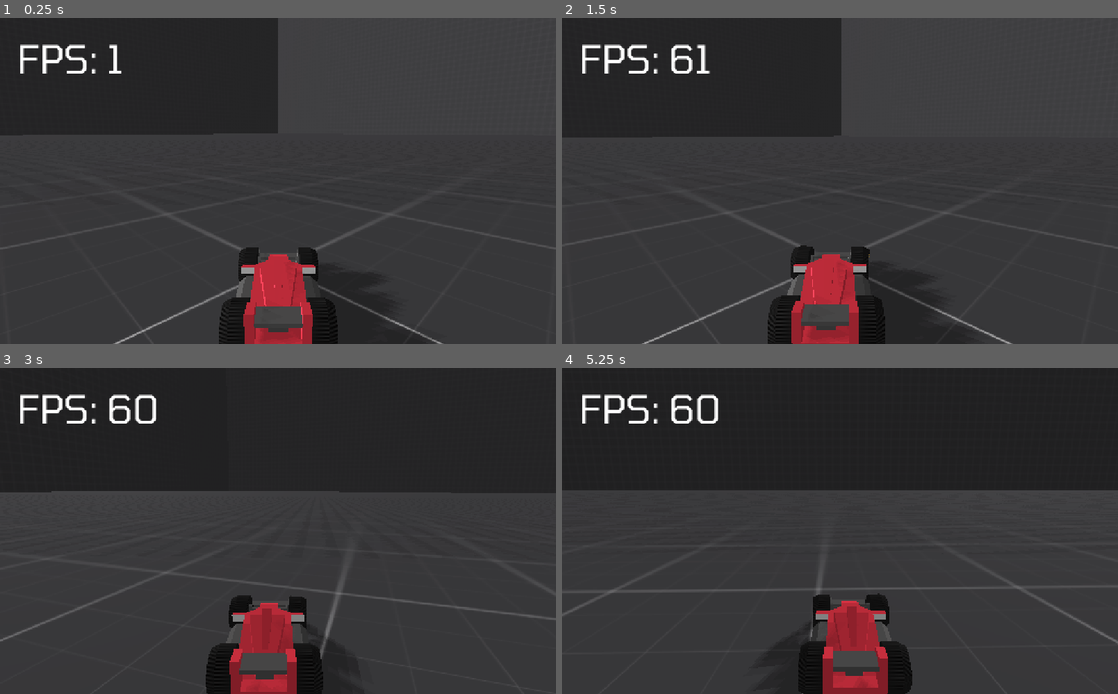
Above: before the commit, frames 1-4 (two rows, left to right).
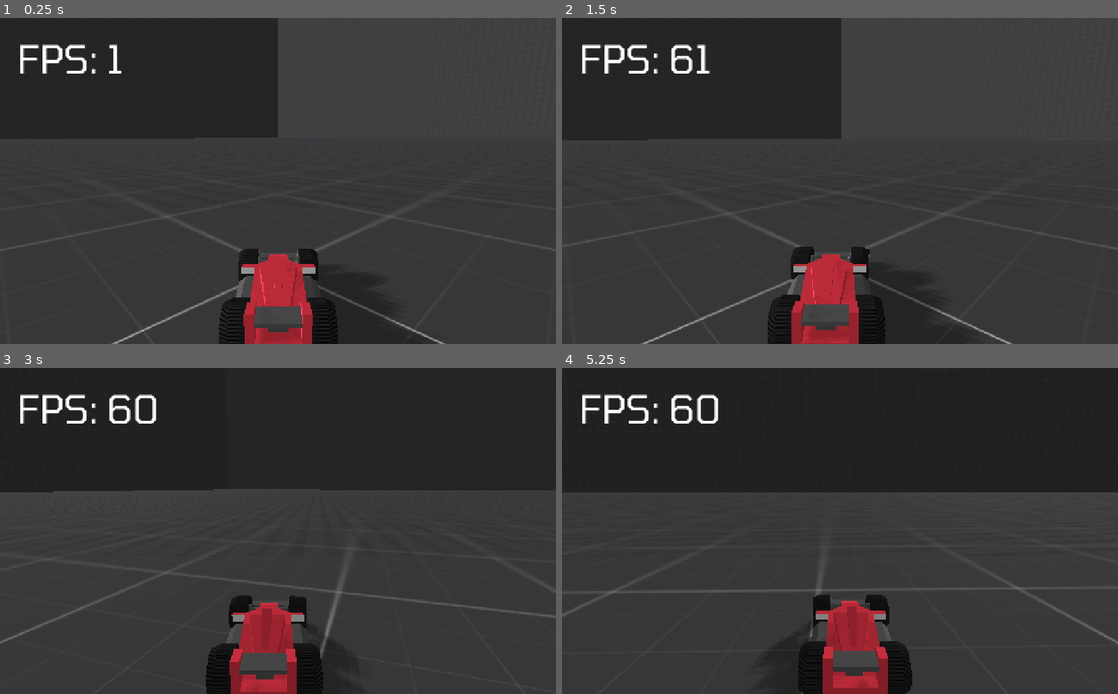
Above: after the commit, the same moments.

Repository: RichoM/LowPolyRacing
Game: Godot game, scene res://test.tscn
Two runs of this game, one before a commit and one after it. Both use one fixed random seed, a clock stepped at 60 frames per second and the inputs below. This scene is started directly instead of the project's main scene.
Inputs:
- Up to frame 1 (0.25 s): no input
- Up to frame 2 (1.5 s): hold Right (ui_right) 0.53-1.28 s; hold Down (ui_down) from 1.28 s (still down)
- Up to frame 3 (3 s): release Down (ui_down) at 2.03 s; hold Right (ui_right) 2.03-2.78 s; hold Up (ui_up) from 2.78 s (still down)
- Up to frame 4 (5.25 s): release Up (ui_up) at 3.53 s; hold Left (ui_left) 3.53-5.03 s; hold Down (ui_down) from 5.03 s (still down)

The runs differ from the first frame. In frame 1, 0.2% of the frame differs, in the area x 0-100%, y 35-100%; in frame 2, less than 0.1%; in frame 3, 0.5%; in frame 4, 0.7%, in the area x 0-100%, y 37-100%.

Commit message:
Locked car axis in the test scene

Diff:
--- a/test.tscn
+++ b/test.tscn
@@ -43,6 +43,8 @@
 
 [node name="car" parent="." instance=ExtResource( 1 )]
 transform = Transform( 0.707107, 0, 0.707107, 0, 1, 0, -0.707107, 0, 0.707107, 70.863, 0, 70.863 )
+axis_lock_angular_x = true
+axis_lock_angular_z = true
 
 [node name="Camera" type="Camera" parent="car"]
 transform = Transform( 1, 0, 0, 0, 0.98753, 0.157434, 0, -0.157434, 0.98753, 0, 2.42372, 3.89649 )
